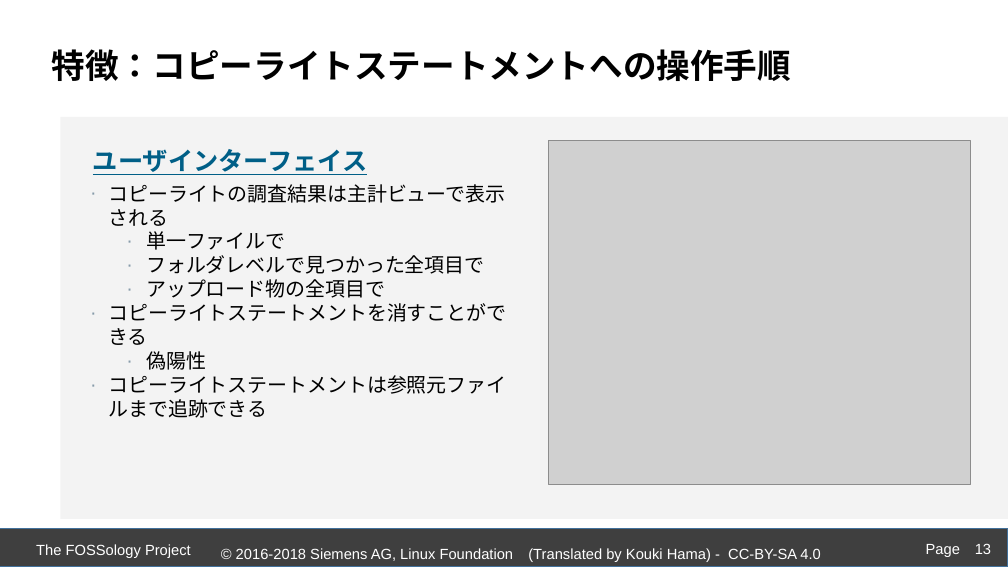
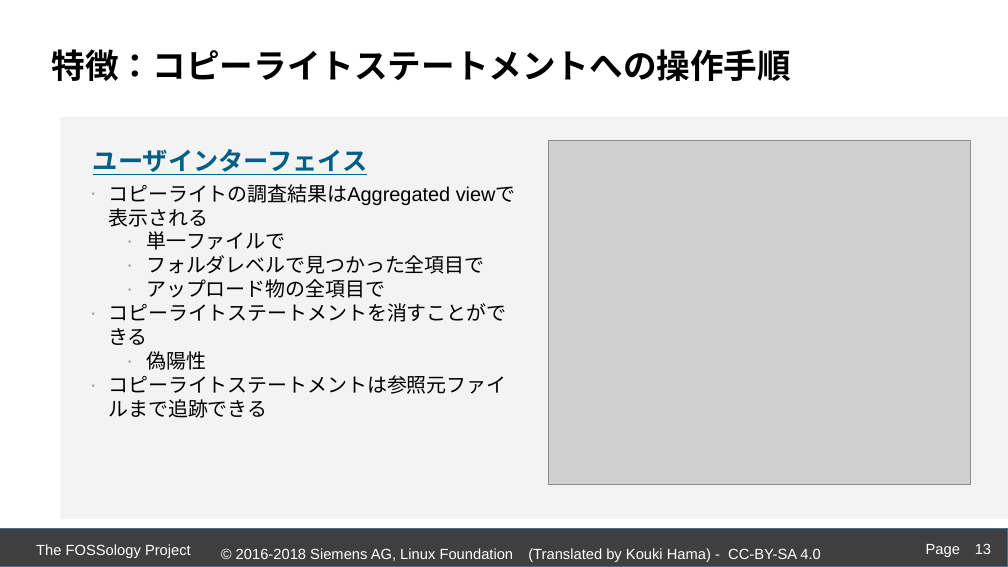
Before and after one commit to fossology/FOSSologySlides, a slide deck: slide 13 of Module-D-JPN-Acceleration-Features.pptx. Drawn at 1008x567 pixels with LibreOffice and Linux fonts; fonts in the diff are those of the drawing; grey boxes stand for pictures; background and template pictures are left out. Boxes give left, top, right and bottom in pixels: in the first picture for what was removed or moved away, otherwise in the second. Text is boxed around its words. In the diff, an @@ line names an element or a change of style, - is before the commit and + after.

```diff
--- a/Module-D-JPN-Acceleration-Features.pptx
+++ b/Module-D-JPN-Acceleration-Features.pptx
@@ text at [108,184,450,205]: text changed @@
-  ∙ コピーライトの調査結果は主計ビューで表示される
+  ∙ コピーライトの調査結果はAggregated viewで表示される
```
Also in this commit, not shown: 8 other slides changed, 1 other file.
